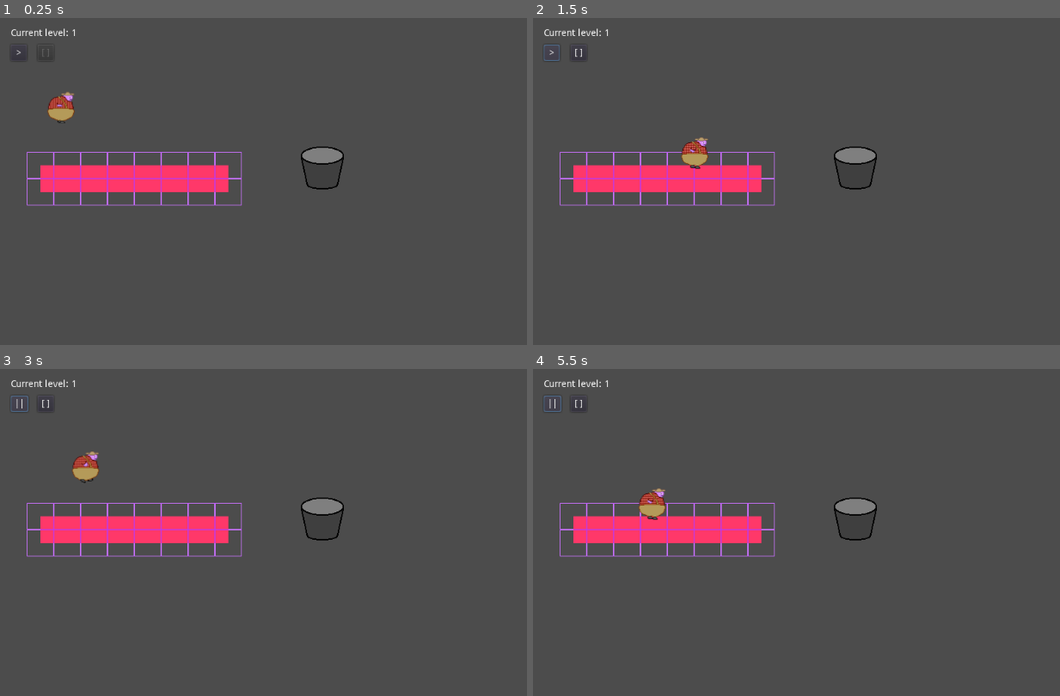
Above: before the commit, frames 1-4 (two rows, left to right).
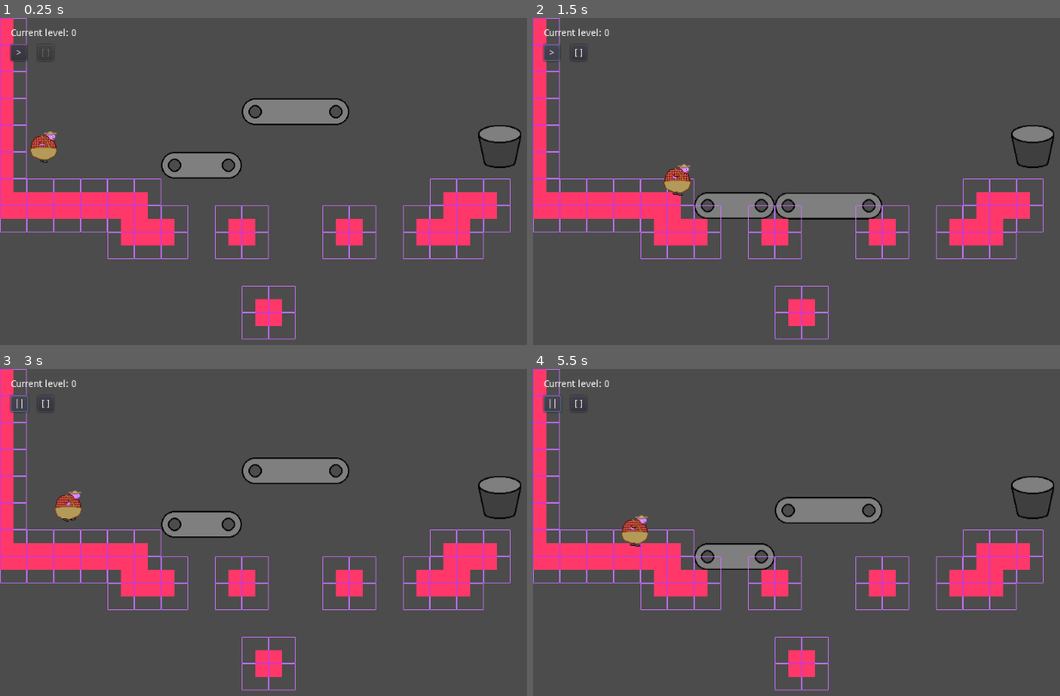
Above: after the commit, the same moments.

Repository: carsonswope/gmtk-jam
Game: Godot game, scene res://MainScene.tscn
Same seed, same stepped clock (60 frames per second), same inputs: the game is played once before the commit and once after it.
Inputs:
- Up to frame 1 (0.25 s): no input
- Up to frame 2 (1.5 s): click ">" at 0.5 s; click "||" at 1.25 s
- Up to frame 3 (3 s): click "[ ]" at 2 s; click ">" at 2.75 s
- Up to frame 4 (5.5 s): click "||" at 3.5 s; click "[ ]" at 4.25 s; click ">" at 5 s

The runs differ from the first frame. In frame 1, 16% of the frame differs, in the area x 0-99%, y 0-99%; in frame 2, 16%; in frame 3, 15%; in frame 4, 15%.

Commit message:
allow reset of moving platform w/ right click

Diff:
--- a/MainScene.gd
+++ b/MainScene.gd
@@ -22,16 +22,11 @@
 	current_game_state = GameState.LEVEL_START
 	current_level.set_game_state(current_game_state)
 
-
-
-
 func _ready():
 	MusicController.play_music()
-
 	$gui_root/play_pause_button.connect("button_up", self, "play_pause_click")
 	$gui_root/reset_button.connect("button_up", self, "reset_click")
-
-	init_level(1)
+	init_level(0)
 
 func play_pause_click():
 	if current_game_state == GameState.LEVEL_START or current_game_state == GameState.LEVEL_PAUSED:
--- a/levels/level.gd
+++ b/levels/level.gd
@@ -26,9 +26,17 @@
 	elif s == GameState.LEVEL_RUNNING:
 		$layout.get_tree().paused = false
 
-func _input(e):
-	# mouse click!
-	if e is InputEventMouseButton and e.button_index == BUTTON_LEFT and e.is_pressed():
+func clear_moving_platform():
+	moving_platform = null
+	moving_platform_start_pos = null
+	moving_platform_start_mouse_pos = null
+
+func _unhandled_input(e):
+	# only concerned with mouse clicks..
+	if not e is InputEventMouseButton:
+		return
+	# left mouse click!
+	if e.button_index == BUTTON_LEFT and e.is_pressed():
 
 		# if in game start mode, check to see if the click was on a container
 		if current_game_state == GameState.LEVEL_START:
@@ -36,9 +44,7 @@
 			if moving_platform == null:
 				var platforms = get_tree().get_nodes_in_group("PlatformContainers")
 				var mouse_position = get_viewport().get_mouse_position()
-				moving_platform = null
-				moving_platform_start_pos = null
-				moving_platform_start_mouse_pos = null
+				clear_moving_platform()
 				for p in platforms:
 					if p.coords_in_platform(mouse_position):
 						moving_platform = p
@@ -49,9 +55,15 @@
 			else:
 				var new_platform_position = moving_platform_start_pos + (get_viewport().get_mouse_position() - moving_platform_start_mouse_pos)
 				moving_platform.position = new_platform_position
-				moving_platform = null
-				moving_platform_start_pos = null
-				moving_platform_start_mouse_pos = null
+				clear_moving_platform()
+
+	# right mouse click!
+	elif e.button_index == BUTTON_RIGHT and e.is_pressed():
+		# right click to 'reset' platform move
+		if current_game_state == GameState.LEVEL_START:
+			if moving_platform:
+				moving_platform.position = moving_platform_start_pos
+				clear_moving_platform()
 
 # Called every frame. 'delta' is the elapsed time since the previous frame.
 func _process(delta):
